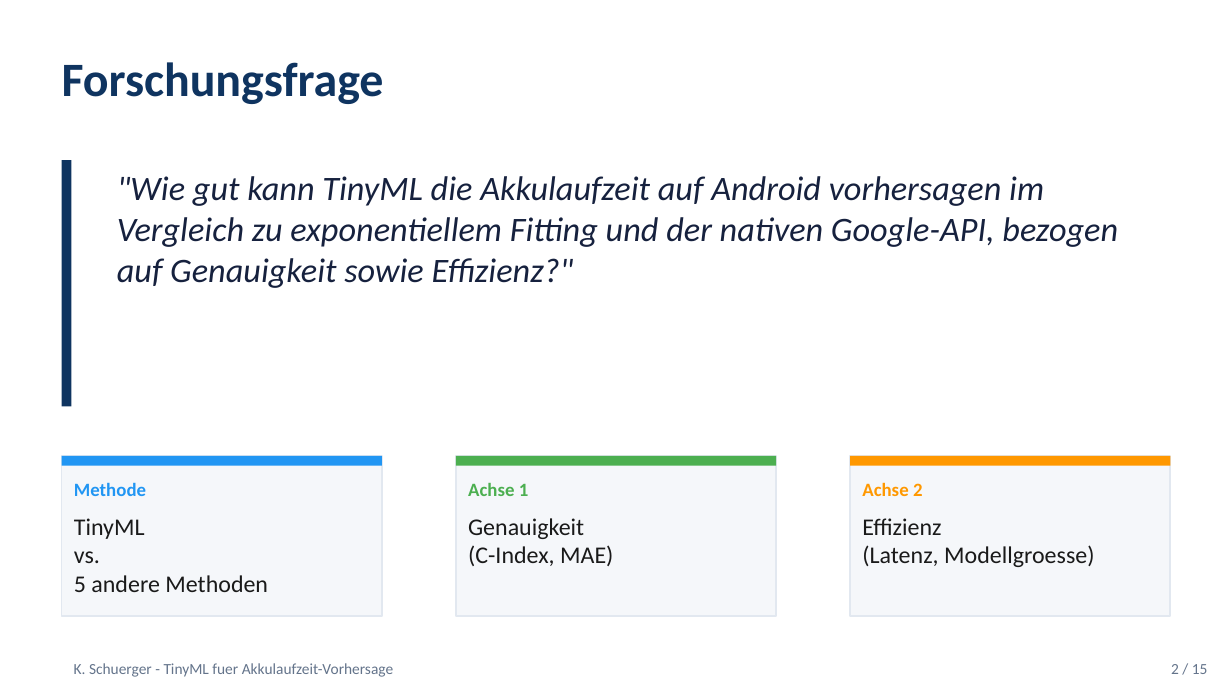
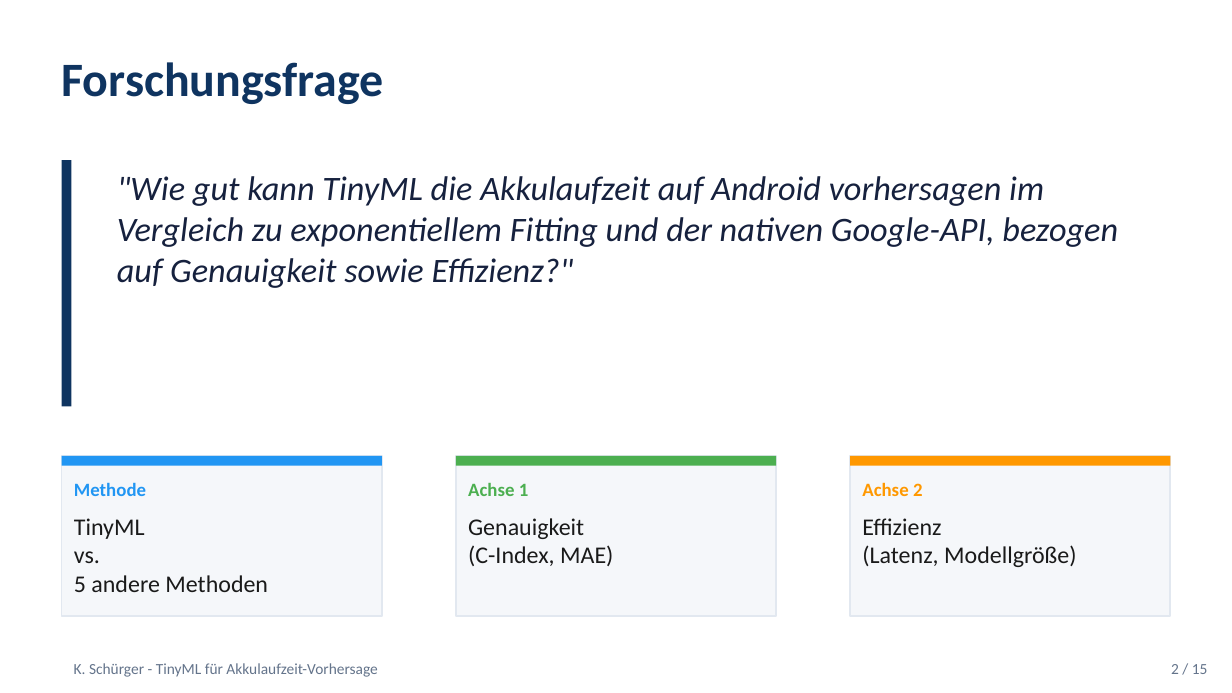
Before and after one commit to Keno-fsdf/HandyUsageRepo, a slide deck: slide 2 of paper/Paper_Verteidigung.pptx. Drawn at 1232x693 pixels with LibreOffice and Linux fonts; fonts in the diff are those of the drawing. Boxes give left, top, right and bottom in pixels: in the first picture for what was removed or moved away, otherwise in the second. Text is boxed around its words. In the diff, an @@ line names an element or a change of style, - is before the commit and + after.

```diff
--- a/paper/Paper_Verteidigung.pptx
+++ b/paper/Paper_Verteidigung.pptx
@@ text at [862,545,1076,567]: text changed @@
-(Latenz, Modellgroesse)
+(Latenz, Modellgröße)
@@ text at [74,663,377,677]: text changed @@
-K. Schuerger - TinyML fuer Akkulaufzeit-Vorhersage
+K. Schürger - TinyML für Akkulaufzeit-Vorhersage
```
Also in this commit, not shown: 14 other slides changed, 1 other file.
